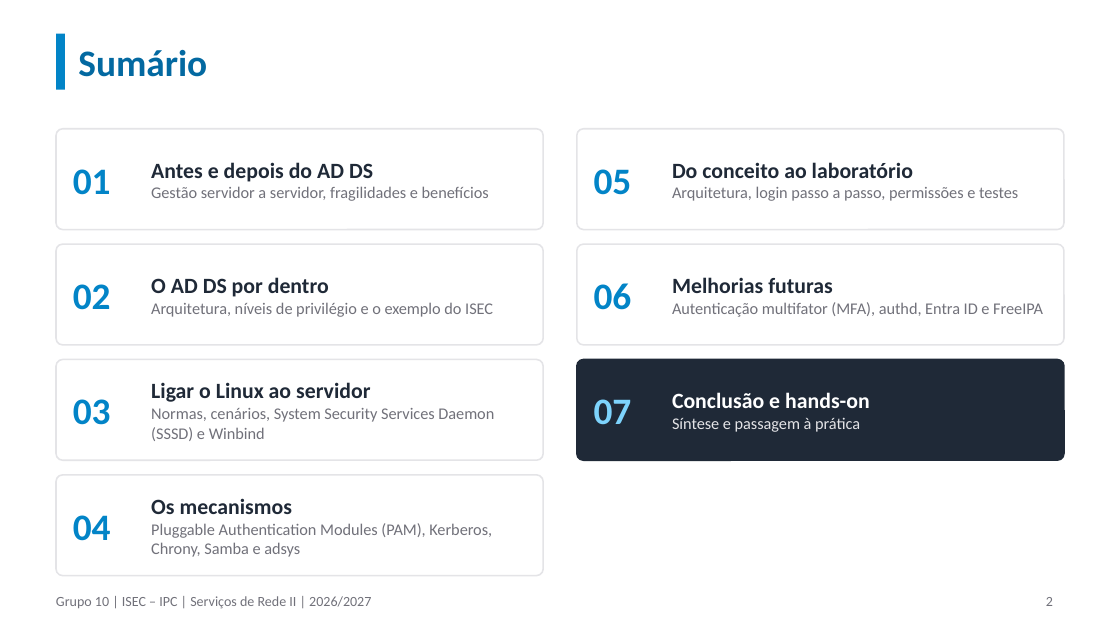
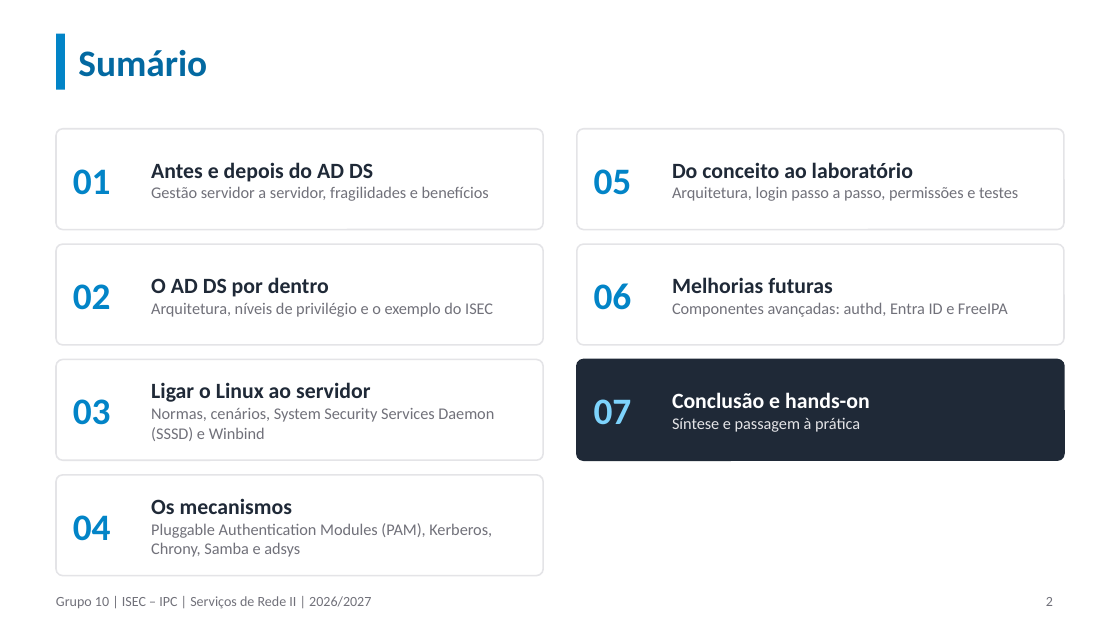
Before and after one commit to orlandonss/TrabalhoSR2, a slide deck: slide 2 of Apresentacoes_Workshop/SR2-2627-Workshop-Grp10-Apresentacao-Final-v4.pptx. Drawn at 1120x630 pixels with LibreOffice and Linux fonts; fonts in the diff are those of the drawing. Boxes give left, top, right and bottom in pixels: in the first picture for what was removed or moved away, otherwise in the second. Text is boxed around its words. In the diff, an @@ line names an element or a change of style, - is before the commit and + after.

```diff
--- a/Apresentacoes_Workshop/SR2-2627-Workshop-Grp10-Apresentacao-Final-v4.pptx
+++ b/Apresentacoes_Workshop/SR2-2627-Workshop-Grp10-Apresentacao-Final-v4.pptx
@@ text at (672, 302, 1008, 317): text changed @@
-Autenticação multifator (MFA), authd, Entra ID e FreeIPA
+Componentes avançadas: authd, Entra ID e FreeIPA
```
Also in this commit, not shown: 7 other slides changed, 1 slide removed, 8 other files.
